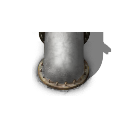
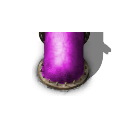
Layer changes from the first 128x128 image to the second:
pixels changed over [41, 32, 84, 84] (layer not identified)
